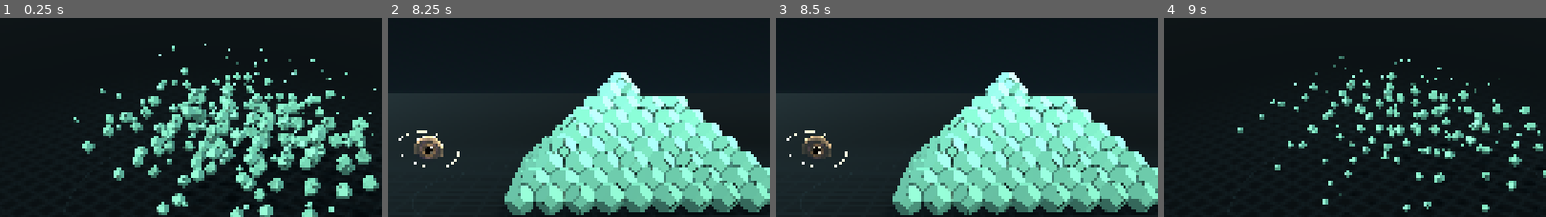
Above: before the commit, frames 1-4 (left to right).
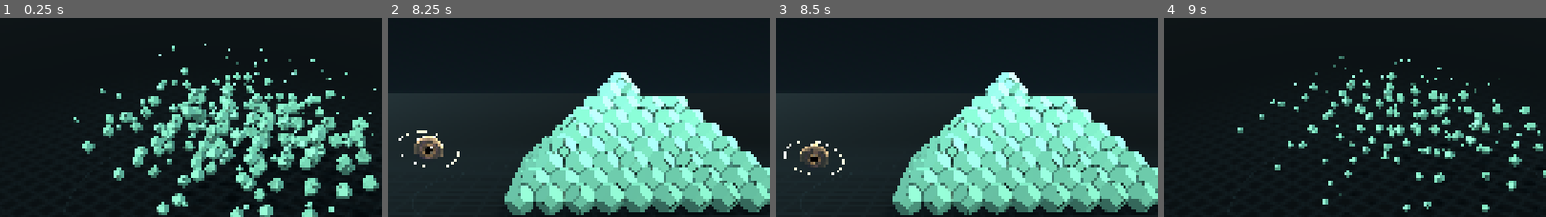
Above: after the commit, the same moments.

Repository: makevoid/godocta
Game: Godot game, scene res://scenes/main.tscn
Same seed, same stepped clock (60 frames per second), same inputs: the game is played once before the commit and once after it.
Inputs (mouse positions are % of the whole screen's width and height, from its top left):
- Up to frame 1 (0.25 s): no input
- Up to frame 2 (8.25 s): click "Replay R" at 0.5 s; click "Replay R" at 1.25 s; click "Replay R" at 2 s; click "Reset view F" at 2.75 s; move the mouse to (45, 70) at 3.52 s; hold Up 3.53-4.25 s; tap one key every 1.5 s from 3.6 s: 1 3 5 7; click (45, 70) at 3.67 s; drag from (80, 65) to (45, 70) at 4.27 s; move the mouse to (20, 35) at 5.02 s; hold Left 5.03-5.75 s; click (20, 35) at 5.17 s; drag from (55, 50) to (20, 35) at 5.77 s; move the mouse to (35, 24) at 6.52 s; hold S 6.53-7.25 s; click (35, 24) at 6.67 s; drag from (72, 45) to (35, 24) at 7.27 s; move the mouse to (30, 55) at 8.02 s; hold Up from 8.03 s (still down); click (30, 55) at 8.17 s
- Up to frame 3 (8.5 s): keep holding Up
- Up to frame 4 (9 s): release Up at 8.75 s; click "Cube 10³" at 8.75 s
The pictures show only the part of the screen within x 25-75%, y 22-72%; the shares and areas given below are measured in that part.

Frames 1-2 are identical in both runs. In frame 3, 1.1% of the frame differs, in the area x 2-19%, y 56-79%; in frame 4, nothing differs.

Commit message:
fix brush

Diff:
--- a/scripts/octa_studio.gd
+++ b/scripts/octa_studio.gd
@@ -37,6 +37,7 @@
 	hud.tools.radius_changed.connect(set_brush_radius)
 	hud.tools.tilt_changed.connect(set_scoop_tilt)
 	tools.committed.connect(hud.show_counts)
+	tools.brush_full.connect(func() -> void: hud.notify("Brush full here — release, then click again for another layer"))
 	_save_dialog = _make_dialog(FileDialog.FILE_MODE_SAVE_FILE)
 	_save_dialog.file_selected.connect(_save_structure)
 	_load_dialog = _make_dialog(FileDialog.FILE_MODE_OPEN_FILE)
--- a/scripts/tools/brush_gizmo.gd
+++ b/scripts/tools/brush_gizmo.gd
@@ -6,6 +6,7 @@
 const BRUSH_IN_COLOR := Color("b9e9cb")
 const BLACK_HOLE_COLOR := Color("b7a6ff")
 const SCOOP_COLOR := Color("ffc58a")
+const FULL_COLOR := Color("8a8f99") # A saturated brush in globe.
 var _globe := MeshInstance3D.new()
 var _rim := MeshInstance3D.new()
 var _hole := MeshInstance3D.new()
@@ -44,15 +45,18 @@
 	visible = false
 
 ## Place the brush. axis is the scoop's dome direction (zero for a full globe); center is
-## the globe's center or the scoop's cut-plane center. active brightens it during a stroke.
-func show_brush(tool: StructureTools.Tool, center: Vector3, radius: float, axis: Vector3, active: bool, delta: float) -> void:
+## the globe's center or the scoop's cut-plane center. active brightens it during a stroke;
+## full dims it to a grey shell when the brush has nothing left to fill.
+func show_brush(tool: StructureTools.Tool, center: Vector3, radius: float, axis: Vector3, active: bool, delta: float, full: bool = false) -> void:
 	visible = tool != StructureTools.Tool.NAVIGATE
 	if not visible:
 		return
 	var scoop := tool == StructureTools.Tool.SCOOP
 	var color := SCOOP_COLOR if scoop else (BLACK_HOLE_COLOR if tool == StructureTools.Tool.BLACK_HOLE else BRUSH_IN_COLOR)
+	if full:
+		color = color.lerp(FULL_COLOR, 0.8)
 	_shell_material.set_shader_parameter("tint", color)
-	_shell_material.set_shader_parameter("intensity", 1.6 if active else 1.0)
+	_shell_material.set_shader_parameter("intensity", (0.55 if full else 1.6) if active else 1.0)
 	_rim_material.set_shader_parameter("tint", color)
 	var up := axis if scoop else Vector3.UP
 	transform = Transform3D(Basis(Quaternion(Vector3.UP, up.normalized())).scaled(Vector3.ONE * radius), center)
--- a/scripts/tools/structure_tools.gd
+++ b/scripts/tools/structure_tools.gd
@@ -2,7 +2,11 @@
 extends Node3D
 ## Brush tools that edit the displayed structure in place.
 ##  · Brush in: empty slots under the brush that touch existing cells (or the ground)
-##    fill with new cells, which fly in and snap to the cells that attract them.
+##    fill with new cells, which fly in and snap to the cells that attract them. The
+##    brush freezes its distance from the camera for the stroke, so a blob fills the
+##    globe and stops instead of creeping towards the viewer; dragging paints sideways
+##    at that depth. When nothing is left to fill, `brush_full` reports the stroke is
+##    done: release and click again to lay the next layer.
 ##  · Black hole: a globe that swallows every cell within its radius.
 ##  · Scoop: a half globe, flat or tilted 45° around the screen's X and Y axes, that
 ##    shaves cells off the surface. Its cut plane is fixed for a stroke, so holding or
@@ -12,6 +16,8 @@
 ## has been idle for COMMIT_DELAY, then one rebuilt structure replaces the old one.
 
 signal committed(structure: OctaStructure)
+## The brush in stroke has nothing left to fill at its current position.
+signal brush_full
 
 enum Tool { NAVIGATE, BRUSH_IN, BLACK_HOLE, SCOOP }
 const NAMES: Array[String] = ["Orbit", "Brush in", "Black hole", "Scoop"]
@@ -40,6 +46,7 @@
 var _stroking: bool = false
 var _stroke_axis: Vector3 = Vector3.UP
 var _stroke_plane: Variant = null # Plane, set by the stroke's first hit.
+var _saturated: bool = false # The brush found no free slot on its last tick.
 var _tick: float = 0.0
 var _commit_timer: float = 0.0
 var _clock: float = 0.0
@@ -74,6 +81,8 @@
 ## Discard pending edits, e.g. when another structure is presented.
 func reset() -> void:
 	_stroking = false
+	_stroke_plane = null
+	_saturated = false
 	_commit_timer = 0.0
 	_arrivals.clear()
 	_swallowed.clear()
@@ -137,6 +146,7 @@
 		if event.pressed and not event.shift_pressed and not event.alt_pressed:
 			_stroking = true
 			_stroke_plane = null
+			_saturated = false
 			_stroke_axis = scoop_axis()
 			_tick = 0.0
 			get_viewport().set_input_as_handled()
@@ -166,6 +176,9 @@
 
 func _end_stroke() -> void:
 	_stroking = false
+	# The next stroke picks its own depth and cut plane from its first hit.
+	_stroke_plane = null
+	_saturated = false
 
 func _ensure_editor() -> bool:
 	if renderer.structure == null:
@@ -206,12 +219,25 @@
 		else:
 			gizmo.visible = false
 			return
+	elif tool == Tool.BRUSH_IN:
+		# Freeze the brush's distance from the camera: the blob it fills cannot walk
+		# towards the viewer, and dragging slides the globe sideways at that depth.
+		if _stroking and _stroke_plane == null and not hit.is_empty():
+			_stroke_plane = Plane(-direction, hit.point)
+		var at_depth: Variant = (_stroke_plane as Plane).intersects_ray(origin, direction) if _stroke_plane != null else null
+		if at_depth != null:
+			center = at_depth
+		elif not hit.is_empty():
+			center = hit.point
+		else:
+			gizmo.visible = false
+			return
 	elif hit.is_empty():
 		gizmo.visible = false
 		return
 	else:
 		center = hit.point
-	gizmo.show_brush(tool, center, world_radius(), axis, _stroking, delta)
+	gizmo.show_brush(tool, center, world_radius(), axis, _stroking, delta, _stroking and _saturated)
 	if _stroking:
 		_tick -= delta
 		if _tick <= 0.0:
@@ -221,6 +247,7 @@
 func _brush_in(center: Vector3, toward: Vector3) -> void:
 	var span := editor.span()
 	var count := maxi(1, roundi(radius * 1.5))
+	var filled := 0
 	for cell in editor.free_slots(center, world_radius(), count):
 		var color := editor.color_for(cell, _fallback_color)
 		if not editor.add(cell, color):
@@ -230,7 +257,14 @@
 		var scatter := Vector3(_random.randf_range(-1, 1), _random.randf_range(-1, 1), _random.randf_range(-1, 1))
 		var from := target + toward.normalized() * world_radius() * 1.3 + scatter * world_radius() * 0.6
 		_arrivals[cell] = {"from": from, "to": target, "born": _clock, "custom": _custom(target, color)}
+		filled += 1
 	_pending_dirty = true
+	# The globe is full: report it once, and again only after the brush moves on.
+	if filled > 0:
+		_saturated = false
+	elif not _saturated:
+		_saturated = true
+		brush_full.emit()
 
 func _swallow(cells: Array[Vector3i], center: Vector3) -> void:
 	var span := editor.span()
--- a/tests/test_scene.gd
+++ b/tests/test_scene.gd
@@ -127,6 +127,18 @@
 	await create_timer(StructureTools.COMMIT_DELAY + 0.4).timeout
 	check(studio.renderer.structure.cell_count() > before, "Idle edits commit automatically")
 	check(tools._pending.multimesh.instance_count == 0, "Committed cells leave the pending layer")
+	# Holding the brush in one spot fills its globe and stops, then reports itself full.
+	var full := [false]
+	tools.brush_full.connect(func() -> void: full[0] = true)
+	for tick in 40:
+		tools.apply(top, Vector3.UP, Vector3.UP)
+	check(full[0], "A brush with no free slot left reports itself full")
+	var reach := tools.world_radius() + tools.editor.span()
+	var strays := 0
+	for cell: Vector3i in tools.editor._added:
+		if OctaLattice.to_world(cell, tools.editor.span()).distance_to(top) > reach:
+			strays += 1
+	check(strays == 0, "Brush fills only inside its globe")
 	tools.apply(top, Vector3.UP, Vector3.UP)
 	studio.replay()
 	check(not tools.editor.has_changes() and studio.renderer.timeline.is_running(), "Replay includes pending edits")
Not shown, changed: README.md
Not shown, changed: docs/architecture.md
